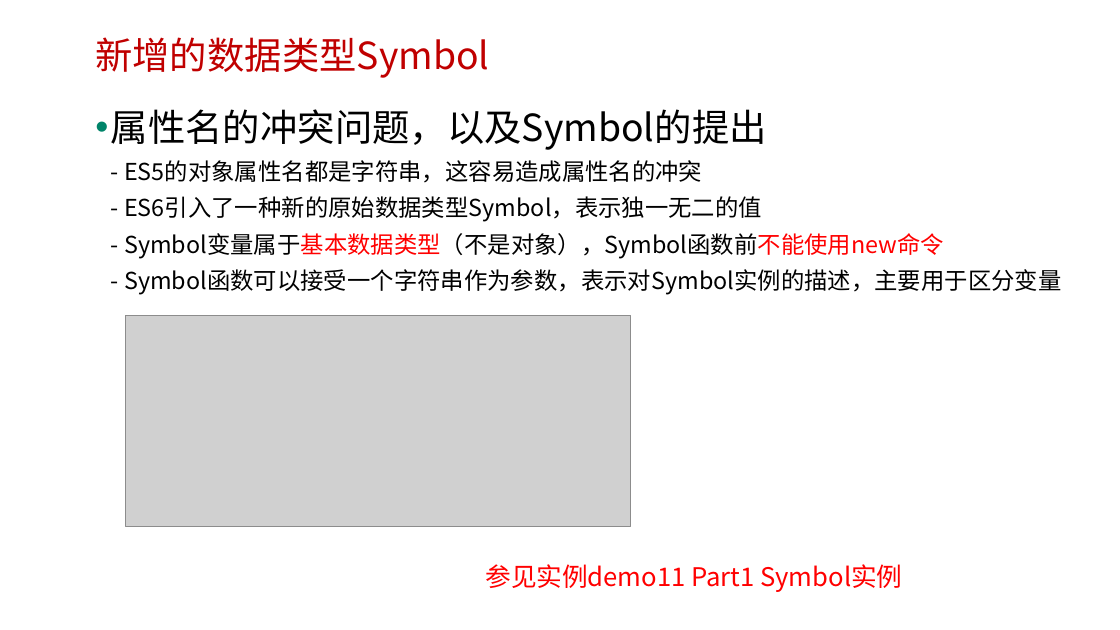
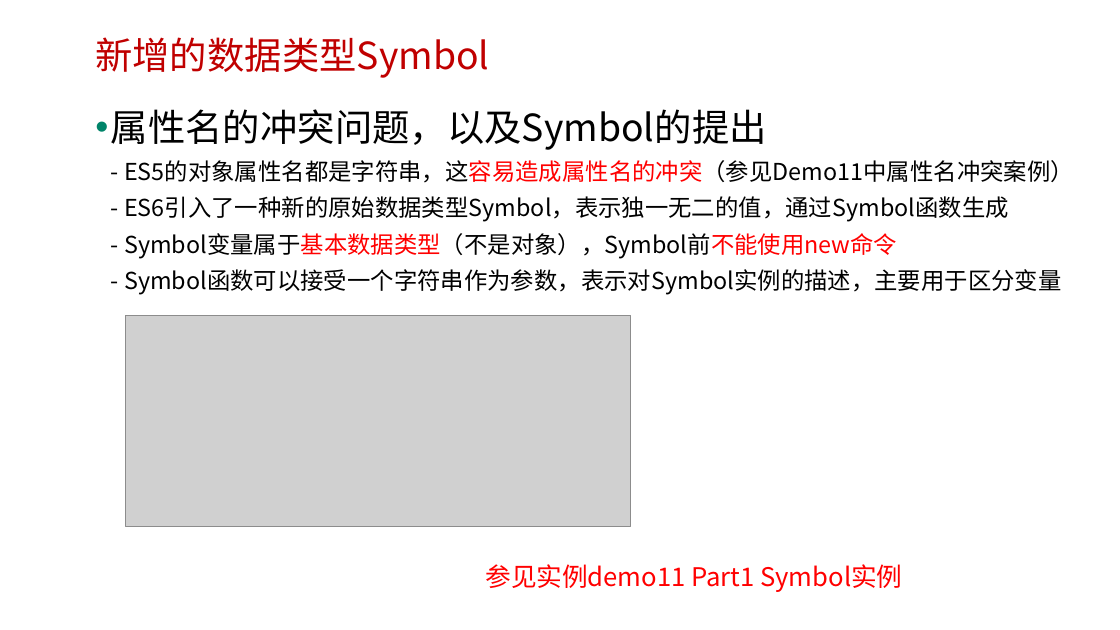
Before and after one commit to edu2act/course-javascript-advanced, a slide deck: slide 3 of 课程PPT/31.ES6新增数据类型和数据结构.pptx. Drawn at 1120x630 pixels with LibreOffice and Linux fonts; fonts in the diff are those of the drawing; grey boxes stand for pictures; background and template pictures are left out. Boxes give left, top, right and bottom in pixels: in the first picture for what was removed or moved away, otherwise in the second. Text is boxed around its words. In the diff, an @@ line names an element or a change of style, - is before the commit and + after.

```diff
--- a/课程PPT/31.ES6新增数据类型和数据结构.pptx
+++ b/课程PPT/31.ES6新增数据类型和数据结构.pptx
@@ text at (111,109,1074,295): text changed @@
-• 属性名的冲突问题，以及Symbol的提出
-  - ES5的对象属性名都是字符串，这容易造成属性名的冲突
-  - ES6引入了一种新的原始数据类型Symbol，表示独一无二的值
-  - Symbol变量属于基本数据类型（不是对象），Symbol函数前不能使用new命令
-  - Symbol函数可以接受一个字符串作为参数，表示对Symbol实例的描述，主要用于区分变量
+• 属性名的冲突问题，以及Symbol的提出
+  - ES5的对象属性名都是字符串，这容易造成属性名的冲突（参见Demo11中属性名冲突案例）
+  - ES6引入了一种新的原始数据类型Symbol，表示独一无二的值，通过Symbol函数生成
+  - Symbol变量属于基本数据类型（不是对象），Symbol前不能使用new命令
+  - Symbol函数可以接受一个字符串作为参数，表示对Symbol实例的描述，主要用于区分变量
```
Also in this commit, not shown: 2 other slides changed, 6 other files.
